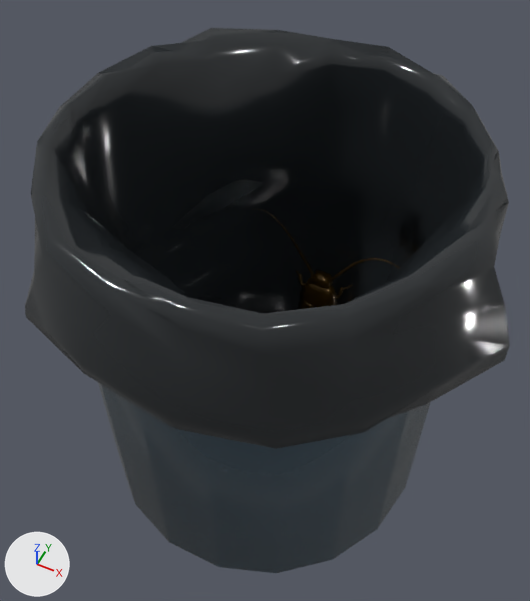
Two versions of the glTF model src/assets/models/trash_can.glb, one commit apart.
Both versions are drawn from a 50 mm lens placed at (11.8, -24.0, 44.1), pointed at (-0.5, 0.5, 13.5). Arrows for +X, +Y and +Z are at lower left; the lights stay in place. The picture after the commit comes second. Where no turn or scale is listed for an object, it has been applied to the vertices.

The first picture shows 'transform1', 'transform1.001'.
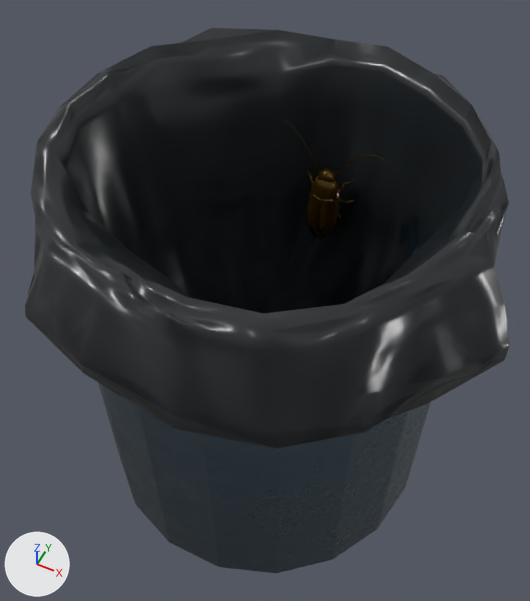
Commit message: restore master trash can glb

Where the change shows, as pixel boxes [x1, y1, x2, y2] in the pictures (530 x 601 px):
'transform1', recoloured: [26, 31, 510, 472] in both
'transform1.001', moved, turned, rescaled: before [252, 209, 399, 310]; after [271, 120, 393, 239]

The edits, one by one:
Picture 'Image_2' (img_image_2) is new.
Material 'Scene_-_Root.001' (mat_scene___root_001) is new.
Uses the picture img_image_0.
Uses the picture img_image_1.
Uses the picture img_image_2.
me_transform1 has 556 vertices, 1070 faces and spans x -11.6..12.4, y -11.6..11.7, z 0.7..24.7.
me_transform1 no longer uses material mat_trashcan.
me_transform1 gains material mat_scene___root_001.
Object 'transform1.001' (ob_transform1_001) moves from (-0.0239, 0.00682, 1.786) to (0.105, 1.665, 12.86).
Object 'transform1.001' (ob_transform1_001) turns from (0.2, 0, -0.2) to (-0.4, 0, -0.2) degrees about x, y and z.
Object 'transform1.001' (ob_transform1_001) is rescaled from (30.0, 30.0, 30.0) to (21.0, 21.0, 21.0).
